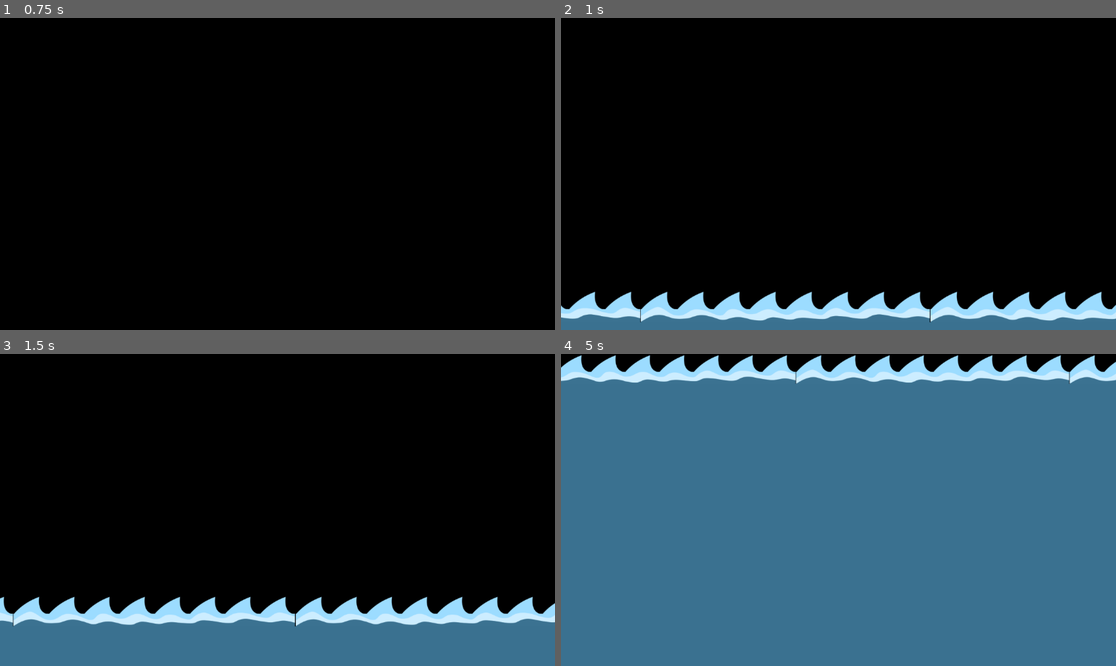
Above: before the commit, frames 1-4 (two rows, left to right).
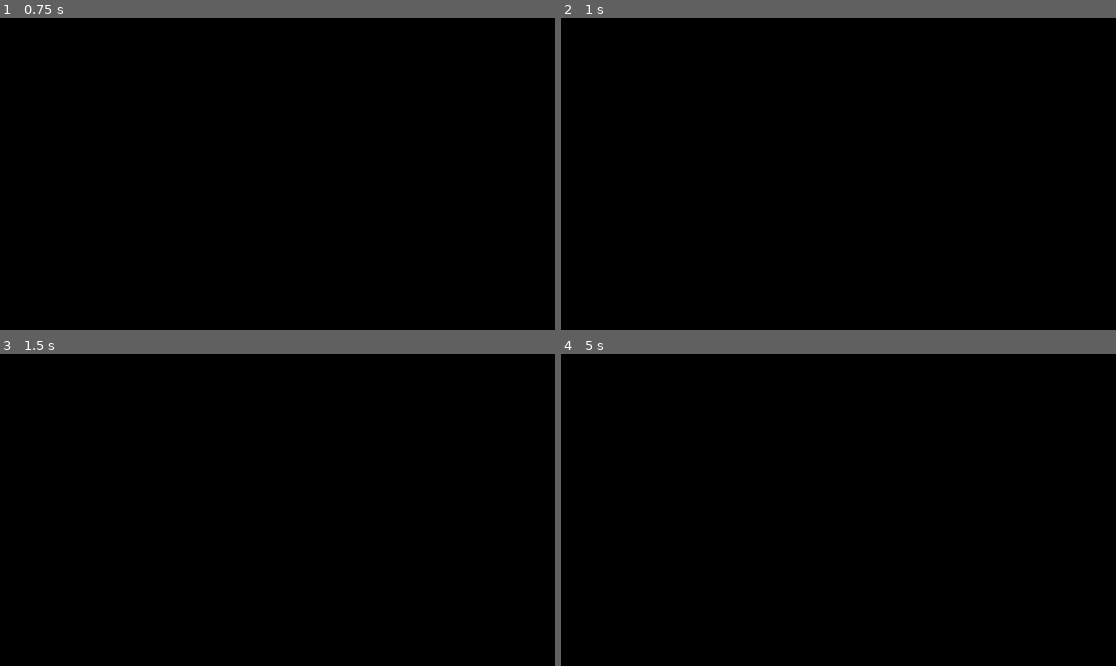
Above: after the commit, the same moments.

Repository: Changryy/Privateer
Game: Godot game, scene res://Game/Menu/Menu.tscn
Same seed, same stepped clock (60 frames per second), same inputs: the game is played once before the commit and once after it.
Inputs (mouse positions are in pixels of both pictures, inside the frame that each line leads up to):
- Up to frame 1 (0.75 s): click "Singleplayer" at 0.5 s
- Up to frame 2 (1 s): no input
- Up to frame 3 (1.5 s): move the mouse to (399, 494) at 1.27 s; press the mouse at (399, 494) at 1.28 s; hold D (right) from 1.28 s (still down)
- Up to frame 4 (5 s): tap Space (jump) at 1.52, 2.27, 2.75, 3.77, 4.25, 4.52 s; tap Enter at 2, 3.5 s; move the mouse to (727, 525) at 2.02 s; release the mouse at (727, 525) at 2.03 s; click (727, 525) at 2.1 s; move the mouse to (894, 441) at 2.77 s; release D (right) at 2.78 s; press the mouse at (894, 441) at 2.78 s; hold A (left) 2.78-3.53 s; move the mouse to (810, 572) at 3.52 s; release the mouse at (810, 572) at 3.53 s; hold D (right) from 3.53 s (still down); click (810, 572) at 3.6 s; move the mouse to (1005, 556) at 4.27 s; press the mouse at (1005, 556) at 4.28 s

Frame 1 is identical in both runs. In frame 2, 9.4% of the frame differs, in the area x 0-100%, y 87-100%; in frame 3, 19%; in frame 4, 97%, in the area x 0-100%, y 0-100%.
Error in both runs: Cannot call method 'change_scene_to_file' on a null value. (res://Game/Menu/Menu.gd:17)

Commit message:
Layer hopping

Diff:
--- a/Game/Global/Subsystems/Relay.gd
+++ b/Game/Global/Subsystems/Relay.gd
@@ -26,7 +26,7 @@
 
 @rpc("authority", "call_remote", "reliable")
 func sync_addition(gamespace_id: int, scene_path: String, node_name: String) -> void:
-	var gamespace := World.get_gamespace(gamespace_id)
+	var gamespace := World.get_gamespace(gamespace_id) as Gamespace
 
 	if is_instance_valid(gamespace):
 		gamespace.add(load(scene_path), node_name)
--- a/Game/Global/Subsystems/Sync/Sync.gd
+++ b/Game/Global/Subsystems/Sync.gd
@@ -5,9 +5,6 @@
 
 var peer := ENetMultiplayerPeer.new()
 var is_connected := false
-
-
-@export var space: PackedScene
 
 
 
--- a/Game/Global/Subsystems/Sync/Sync.tscn
+++ /dev/null
@@ -1,8 +0,0 @@
-[gd_scene load_steps=3 format=3 uid="uid://b1lsdba081jwg"]
-
-[ext_resource type="Script" path="res://Game/Global/Subsystems/Sync/Sync.gd" id="1_wmkjg"]
-[ext_resource type="PackedScene" uid="uid://bn5yn84yfo7xf" path="res://Game/World/Ship/Ship.tscn" id="2_jdrtw"]
-
-[node name="Sync" type="Node"]
-script = ExtResource("1_wmkjg")
-space = ExtResource("2_jdrtw")
--- /dev/null
+++ b/Game/Global/Subsystems/World/Layer.gd
@@ -0,0 +1,13 @@
+extends CanvasLayer
+class_name Layer
+
+@export var id: int = 0
+
+
+func _ready() -> void:
+	follow_viewport_enabled = true
+
+	if id in World.layers:
+		printerr("Layer %s is a duplicate" % id)
+
+	World.layers[id] = self
--- a/Game/Global/Subsystems/World.gd
+++ b/Game/Global/Subsystems/World/World.gd
@@ -2,12 +2,17 @@
 
 signal interaction(interacter: Player)
 signal loaded
+
+@export var default_space: PackedScene
+@export var default_layer: Layer
 
 var player: Player
 var players := {}
 
 var gamespace := Gamespace.new()
 var gamespaces := {0: gamespace}
+
+var layers := {}
 
 func get_data() -> Dictionary:
 	var data: Array[Dictionary] = []
@@ -27,7 +32,7 @@
 
 func load_world(data: Dictionary = {}) -> void:
 	get_tree().change_scene_to_file("res://Game/World/Main.tscn")
-	add_child(gamespace)
+	default_layer.add_child(gamespace)
 	await get_tree().process_frame
 
 	if data.is_empty():
@@ -37,7 +42,7 @@
 	for node in data.gamespaces:
 		if not node.gamespace in gamespaces:
 			var space = Gamespace.new()
-			add_child(space)
+			default_layer.add_child(space)
 
 		Relay.sync_addition(node.gamespace, node.path, node.name)
 
@@ -46,7 +51,7 @@
 
 
 func create_world() -> void:
-	gamespace.add(Sync.space)
+	gamespace.add(default_space)
 
 	await get_tree().process_frame
 	loaded.emit()
@@ -75,3 +80,8 @@
 func _unhandled_input(event: InputEvent) -> void:
 	if !gamespace.viewport.is_inside_tree(): return
 	gamespace.viewport.push_input(event)
+
+func get_layer(layer_id: int) -> Layer:
+	assert(layer_id in layers, "World does not have layer %s" % layer_id)
+	assert(is_instance_valid(layers[layer_id]), "World has invalid layer")
+	return layers.get(layer_id)
--- /dev/null
+++ b/Game/Global/Subsystems/World/World.tscn
@@ -0,0 +1,43 @@
+[gd_scene load_steps=4 format=3 uid="uid://jki2b5wusw0s"]
+
+[ext_resource type="Script" path="res://Game/Global/Subsystems/World/World.gd" id="1_510du"]
+[ext_resource type="PackedScene" uid="uid://bn5yn84yfo7xf" path="res://Game/World/Ship/Ship.tscn" id="2_e57ni"]
+[ext_resource type="Script" path="res://Game/Global/Subsystems/World/Layer.gd" id="3_elom0"]
+
+[node name="World" type="Node" node_paths=PackedStringArray("default_layer")]
+script = ExtResource("1_510du")
+default_space = ExtResource("2_e57ni")
+default_layer = NodePath("Layers/Player/Layer2")
+
+[node name="Layers" type="Node" parent="."]
+
+[node name="Enemies" type="Node" parent="Layers"]
+
+[node name="Layer-3" type="CanvasLayer" parent="Layers/Enemies"]
+script = ExtResource("3_elom0")
+id = -3
+
+[node name="Layer-2" type="CanvasLayer" parent="Layers/Enemies"]
+script = ExtResource("3_elom0")
+id = -2
+
+[node name="Layer-1" type="CanvasLayer" parent="Layers/Enemies"]
+script = ExtResource("3_elom0")
+id = -1
+
+[node name="Islands" type="CanvasLayer" parent="Layers"]
+script = ExtResource("3_elom0")
+
+[node name="Player" type="Node" parent="Layers"]
+
+[node name="Layer1" type="CanvasLayer" parent="Layers/Player"]
+script = ExtResource("3_elom0")
+id = 1
+
+[node name="Layer2" type="CanvasLayer" parent="Layers/Player"]
+script = ExtResource("3_elom0")
+id = 2
+
+[node name="Layer3" type="CanvasLayer" parent="Layers/Player"]
+script = ExtResource("3_elom0")
+id = 3
--- a/Game/World/Interactables/Helm.gd
+++ b/Game/World/Interactables/Helm.gd
@@ -16,3 +16,43 @@
 
 func release() -> void:
 	helming = null
+
+
+func current_layer() -> int:
+	var gamespace := owner.get_meta(&"gamespace") as Gamespace
+
+	if !is_instance_valid(gamespace):
+		assert(false, "Ship must be in a gamespace")
+		return 0
+
+	var layer := gamespace.get_parent() as Layer
+
+	if !is_instance_valid(layer):
+		assert(false, "Gamespace must be in a layer")
+		return 0
+
+	return layer.id
+
+
+
+func move_ship(up := true) -> bool:
+	var new_layer := current_layer()
+
+	if new_layer == 0:
+		return false
+
+	new_layer += -1 if up else 1
+
+	if up:
+		if new_layer < 1:
+			return false
+	elif new_layer > 3:
+		return false
+
+	var layer: Layer = World.get_layer(new_layer)
+
+	if !is_instance_valid(layer):
+		return false
+
+	owner.get_meta(&"gamespace").reparent(layer)
+	return true
--- a/Game/World/Player/Input/Helming.gd
+++ b/Game/World/Player/Input/Helming.gd
@@ -7,6 +7,7 @@
 func enter(msg := {}) -> void:
 	super(msg)
 	%Sprite.flip_h = false
+	%Sprite.offset.x = abs(%Sprite.offset.x)
 	helm = msg.helm
 	owner.global_position = msg.helm.pos.global_position
 
@@ -14,5 +15,12 @@
 
 func unhandled_input(event: InputEvent) -> void:
 	if event.is_action_pressed("interact"):
-		helm.release()
 		switch_to(^"Movement")
+	elif event.is_action_pressed("helm_up"):
+		helm.move_ship(true)
+	elif event.is_action_pressed("helm_down"):
+		helm.move_ship(false)
+
+
+func exit() -> void:
+	helm.release()
--- a/Game/World/Player/Input/Movement.gd
+++ b/Game/World/Player/Input/Movement.gd
@@ -8,9 +8,19 @@
 
 var interactables: Array[Interactable] = []
 
+var movable := false
 
+func enter(_msg := {}) -> void:
+	super()
+	await get_tree().process_frame
+	movable = true
+
+func exit() -> void:
+	movable = false
 
 func physics_process(delta: float) -> void:
+	if !movable: return
+
 	owner.velocity.y += GRAVITY * delta
 	owner.velocity.x = Input.get_axis(&"left", &"right") * SPEED
 
@@ -39,7 +49,7 @@
 
 func unhandled_input(event: InputEvent) -> void:
 	if event.is_action_pressed("jump"): jump()
-	if event.is_action_pressed("interact"): interact()
+	elif event.is_action_pressed("interact"): interact()
 
 
 func jump():
--- a/Game/World/Player/Player.gd
+++ b/Game/World/Player/Player.gd
@@ -6,18 +6,14 @@
 @export var ghost := false
 
 
-func _enter_tree() -> void:
+func _ready() -> void:
 	if ghost: return
 	if name.is_valid_int(): set_multiplayer_authority(name.to_int())
 	position = World.get_spawnpoint()
 
-
-func _ready() -> void:
-	if ghost: return
 	World.players[name] = self
 
 	if !is_multiplayer_authority(): return
-
 	World.player = self
 
 
--- a/project.godot
+++ b/project.godot
@@ -19,10 +19,10 @@
 [autoload]
 
 Preloads="*res://Game/Global/Subsystems/Preloads.gd"
-Sync="*res://Game/Global/Subsystems/Sync/Sync.tscn"
-World="*res://Game/Global/Subsystems/World.gd"
 Relay="*res://Game/Global/Subsystems/Relay.gd"
 Collision="*res://Game/Global/Subsystems/Collision.gd"
+Sync="*res://Game/Global/Subsystems/Sync.gd"
+World="*res://Game/Global/Subsystems/World/World.tscn"
 
 [display]
 
@@ -74,6 +74,16 @@
 "events": [Object(InputEventMouseButton,"resource_local_to_scene":false,"resource_name":"","device":-1,"window_id":0,"a …(258 unchanged characters)…
 ]
 }
+helm_up={
+"deadzone": 0.5,
+"events": [Object(InputEventKey,"resource_local_to_scene":false,"resource_name":"","device":-1,"window_id":0,"alt_pressed":false,"shift_pressed":false,"ctrl_pressed":false,"meta_pressed":false,"pressed":false,"keycode":0,"physical_keycode":87,"key_label":0,"unicode":119,"echo":false,"script":null)
+]
+}
+helm_down={
+"deadzone": 0.5,
+"events": [Object(InputEventKey,"resource_local_to_scene":false,"resource_name":"","device":-1,"window_id":0,"alt_pressed":false,"shift_pressed":false,"ctrl_pressed":false,"meta_pressed":false,"pressed":false,"keycode":0,"physical_keycode":83,"key_label":0,"unicode":115,"echo":false,"script":null)
+]
+}
 
 [layer_names]
 
